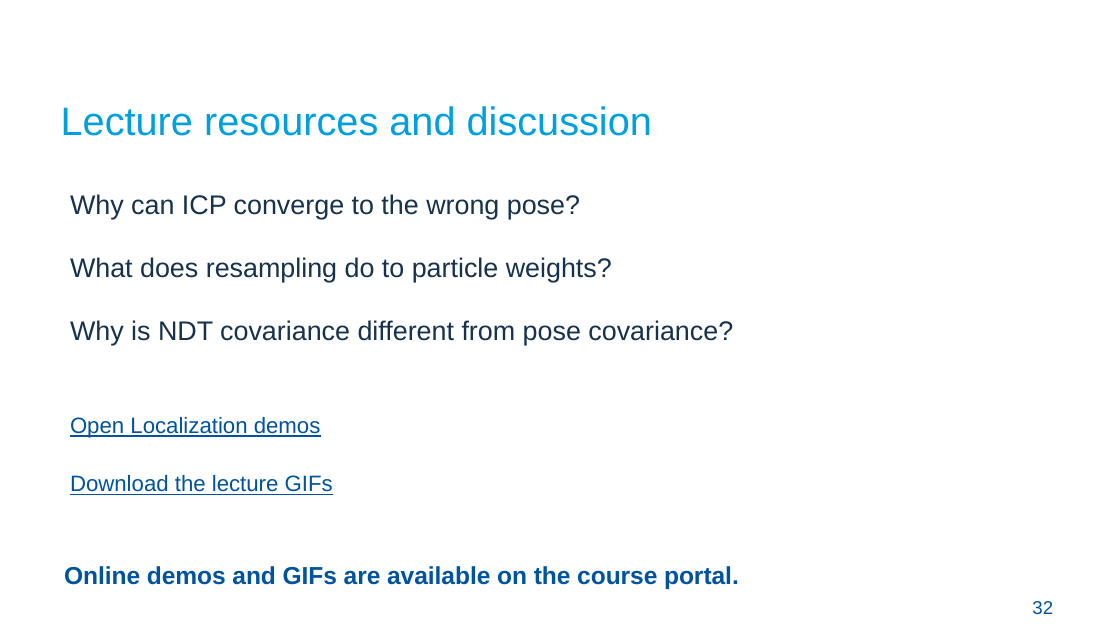
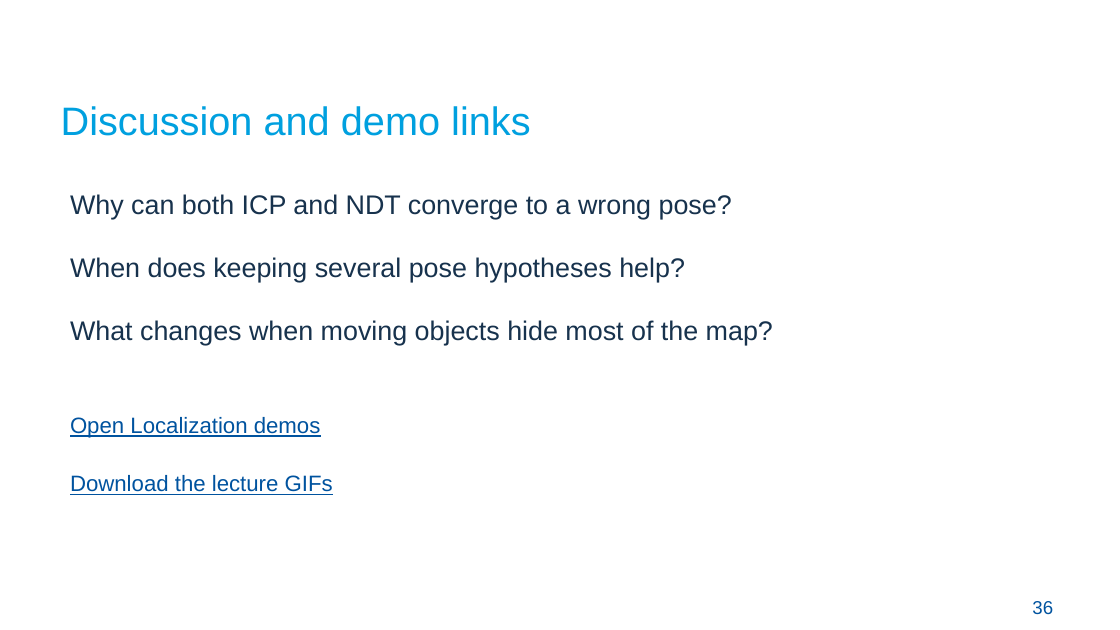
Before and after one commit to Croquembouche/Intro2AV-CourseContent, a slide deck: slide 36 of 2026/Presentations/Lecture 5 Localization for Autonomous Driving.pptx (slide 32 before the commit). Drawn at 1120x630 pixels with LibreOffice and Linux fonts; fonts in the diff are those of the drawing; background and template pictures are left out. Boxes give left, top, right and bottom in pixels: in the first picture for what was removed or moved away, otherwise in the second. Text is boxed around its words. In the diff, an @@ line names an element or a change of style, - is before the commit and + after.

```diff
--- a/2026/Presentations/Lecture 5 Localization for Autonomous Driving.pptx
+++ b/2026/Presentations/Lecture 5 Localization for Autonomous Driving.pptx
@@ text at [61,106,530,136]: text changed @@
-Lecture resources and discussion
+Discussion and demo links
@@ text at [70,194,732,219]: text changed @@
-Why can ICP converge to the wrong pose?
+Why can both ICP and NDT converge to a wrong pose?
@@ text at [70,257,685,282]: text changed @@
-What does resampling do to particle weights?
+When does keeping several pose hypotheses help?
@@ text at [70,320,773,345]: text changed @@
-Why is NDT covariance different from pose covariance?
+What changes when moving objects hide most of the map?
@@ text removed at [64,566,739,589] @@
-Online demos and GIFs are available on the course portal.
@@ text at [1032,601,1053,615]: text changed @@
-32
+36
```
Also in this commit, not shown: 21 other slides changed, 13 slides added, 9 slides removed, 8 other files.
